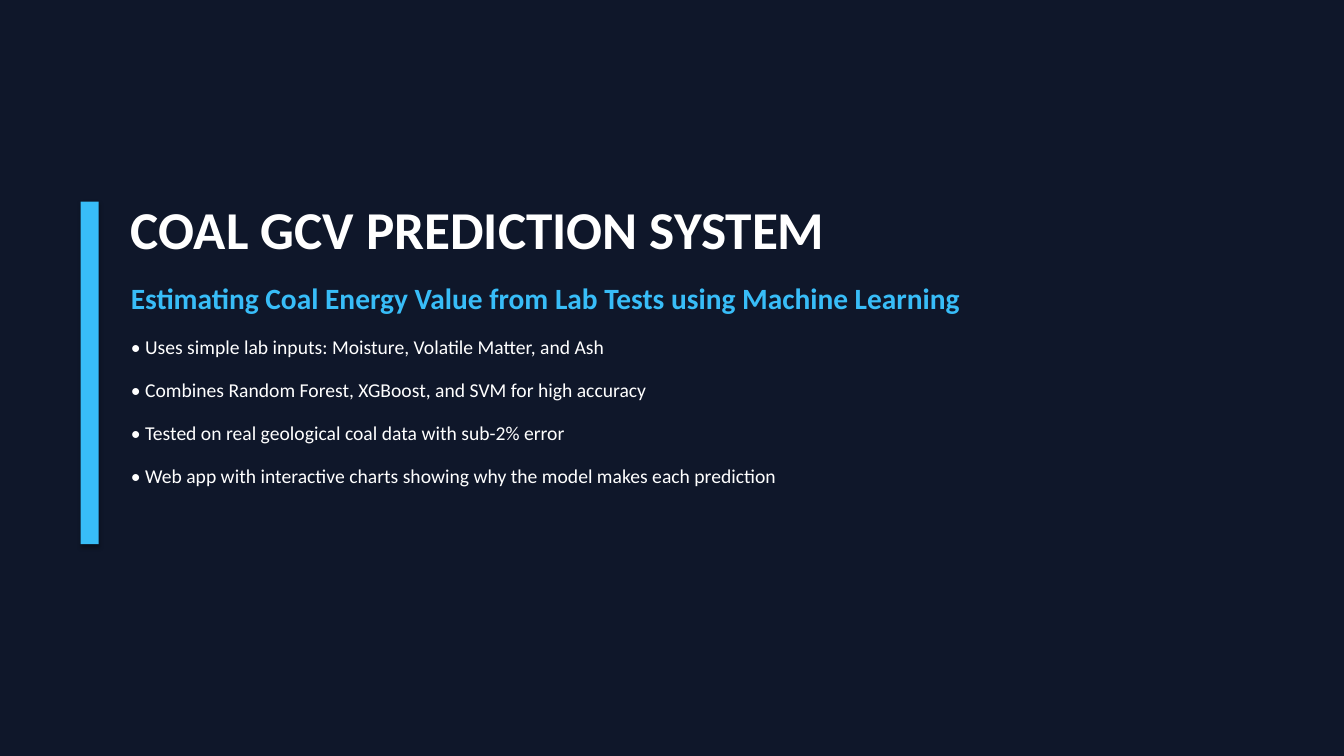
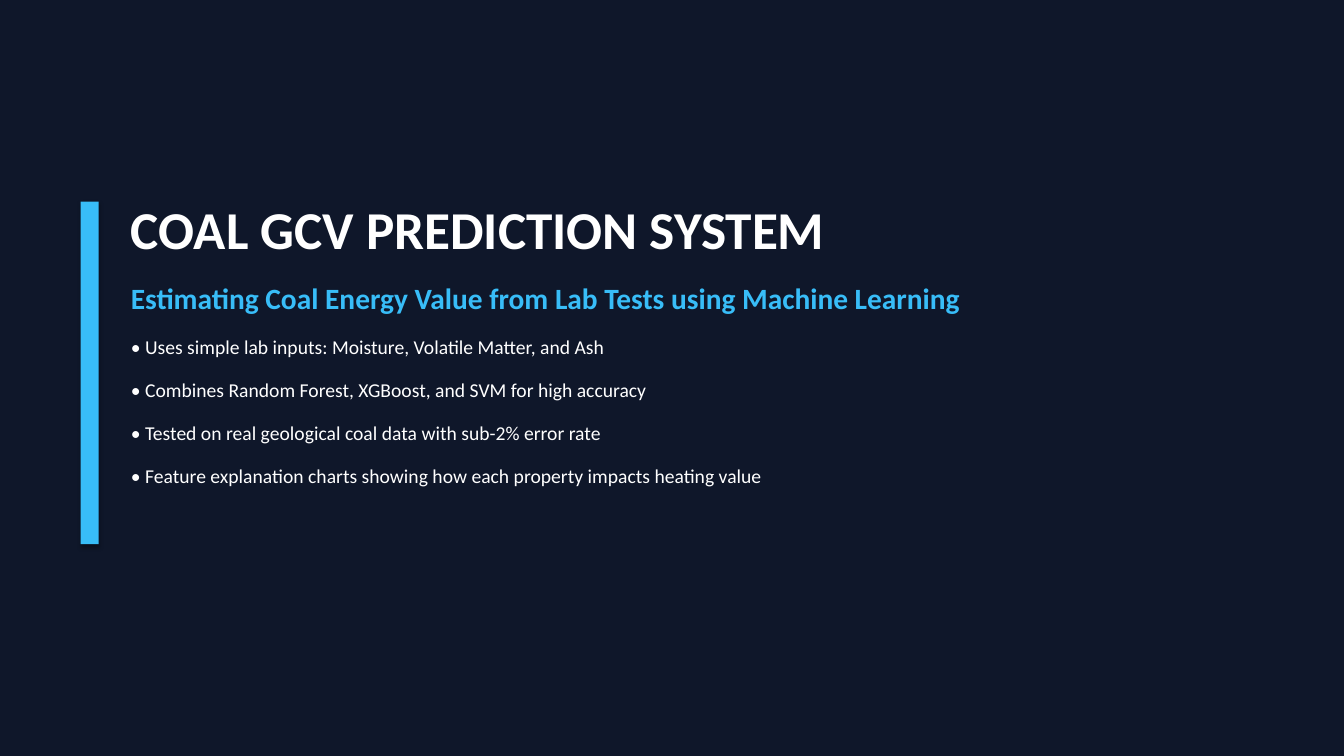
Before and after one commit to anurag-mitti/gcv_predictor, a slide deck: slide 1 of Coal_GCV_Prediction_Presentation.pptx. Drawn at 1344x756 pixels with LibreOffice and Linux fonts; fonts in the diff are those of the drawing. Boxes give left, top, right and bottom in pixels: in the first picture for what was removed or moved away, otherwise in the second. Text is boxed around its words. In the diff, an @@ line names an element or a change of style, - is before the commit and + after.

```diff
--- a/Coal_GCV_Prediction_Presentation.pptx
+++ b/Coal_GCV_Prediction_Presentation.pptx
@@ text at box(145, 340, 762, 487): text changed @@
-• Uses simple lab inputs: Moisture, Volatile Matter, and Ash
-• Combines Random Forest, XGBoost, and SVM for high accuracy
-• Tested on real geological coal data with sub-2% error
-• Web app with interactive charts showing why the model makes each prediction
+• Uses simple lab inputs: Moisture, Volatile Matter, and Ash
+• Combines Random Forest, XGBoost, and SVM for high accuracy
+• Tested on real geological coal data with sub-2% error rate
+• Feature explanation charts showing how each property impacts heating value
```
Also in this commit, not shown: 2 other slides changed, 2 slides removed, 1 other file.
